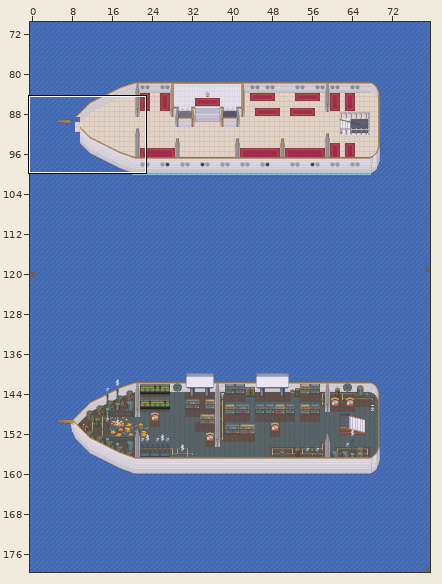
Level history. Tiled map (JSON): sailboat.tmj. Above: a wide view before the commit, with the close-up outlined.
Close-up. Before:
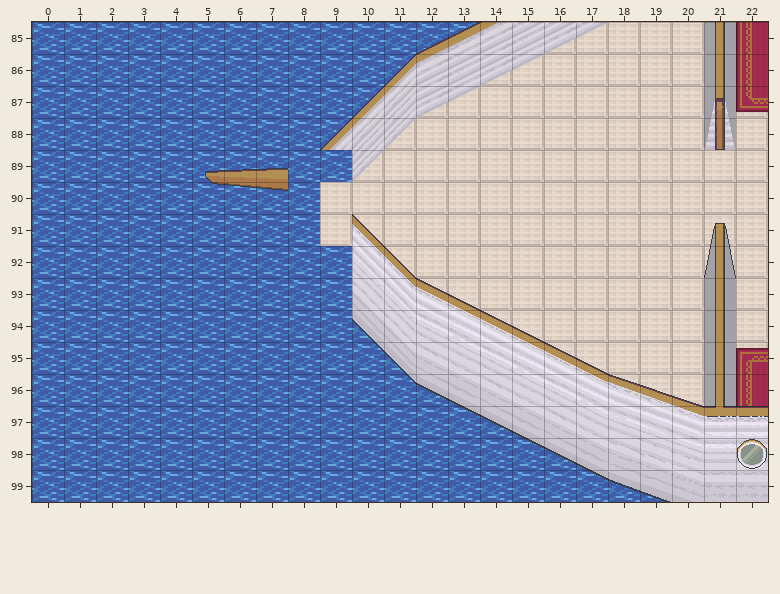
Cells are 32x32 px. Shown: x 0..22, y 85..99. The commit also changed other parts of the map, which this record leaves out. Tiles whose own drawing changed are shown in their newer look in all pictures. Not drawn, because the pictures are missing: unchanged layer "collisions".
After the commit:
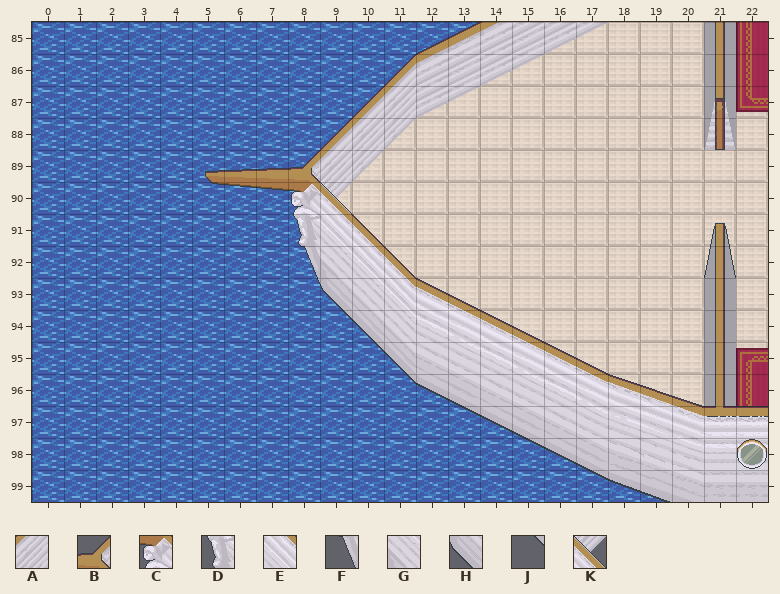
Key: from "Ship_Bottom_BG": A 1283, B 1356, C 1431, D 1506, E 1507, F 1581, G 1582, H 1657, J 1732; from "Ship_Middle_FG": K 1432.
_ is an empty cell.
Diff:
Changed rows in their new state; . is an unchanged cell.
Layer "FG_middle/fg":
first column x 8:
 89 BA
 90 CK
 91 DE
 92 FG
 93 .H
 94 .J
